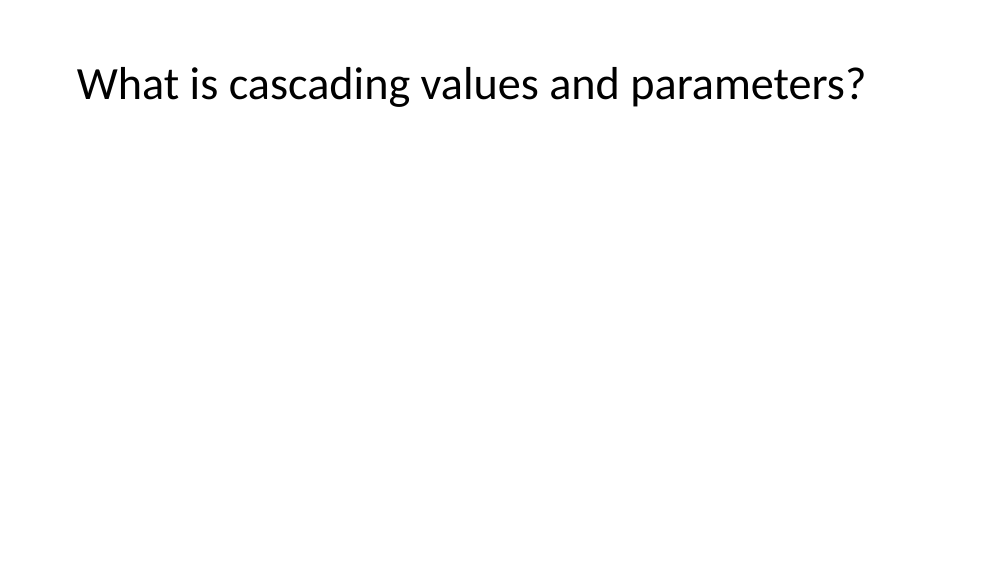
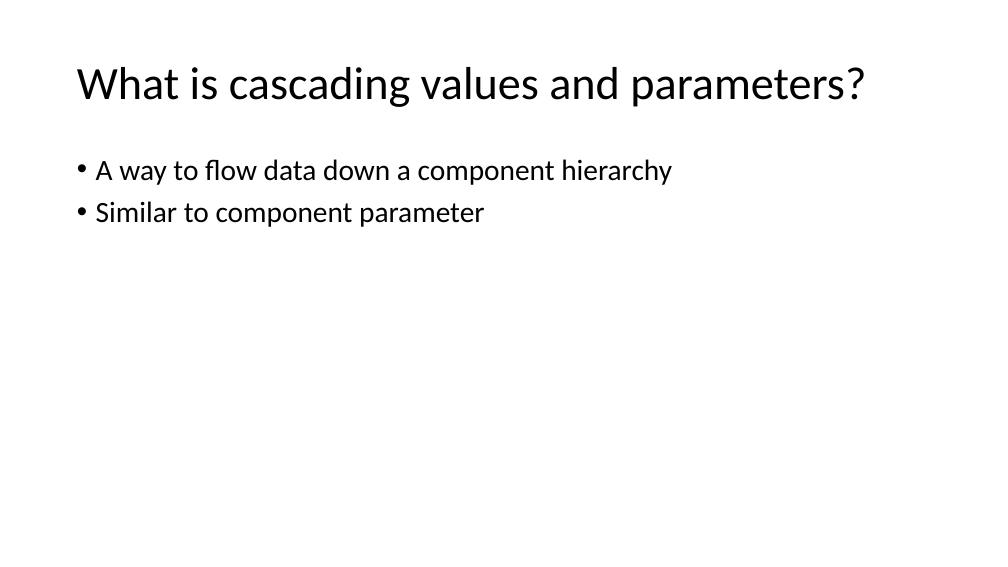
Before and after one commit to Cookie-And-Milk/BlazorDemo, a slide deck: slide 18 of BlazorDemo/BlazorDemo/presentation/ASP.pptx. Drawn at 1008x567 pixels with LibreOffice and Linux fonts; fonts in the diff are those of the drawing. Boxes give left, top, right and bottom in pixels: in the first picture for what was removed or moved away, otherwise in the second. Text is boxed around its words. In the diff, an @@ line names an element or a change of style, - is before the commit and + after.

```diff
--- a/BlazorDemo/BlazorDemo/presentation/ASP.pptx
+++ b/BlazorDemo/BlazorDemo/presentation/ASP.pptx
@@ text added at <box>96,159,672,227</box>, 28 pt, text #000000 @@
+• A way to flow data down a component hierarchy
+• Similar to component parameter
```
Also in this commit, not shown: 1 slide added, 4 other files.
